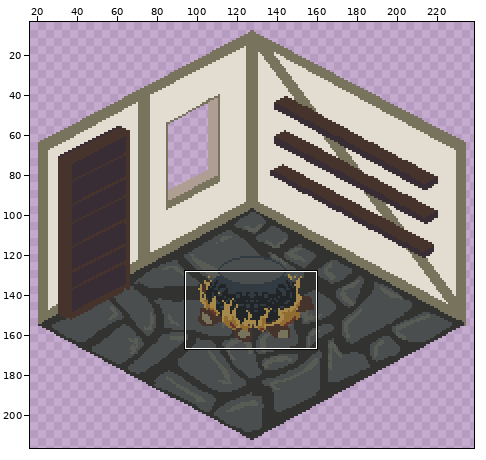
Two versions of one pixel-art file, brew/New folder/room.aseprite. Above: a wide view before the commit, with the close-up outlined.
Close-up. The starting point:
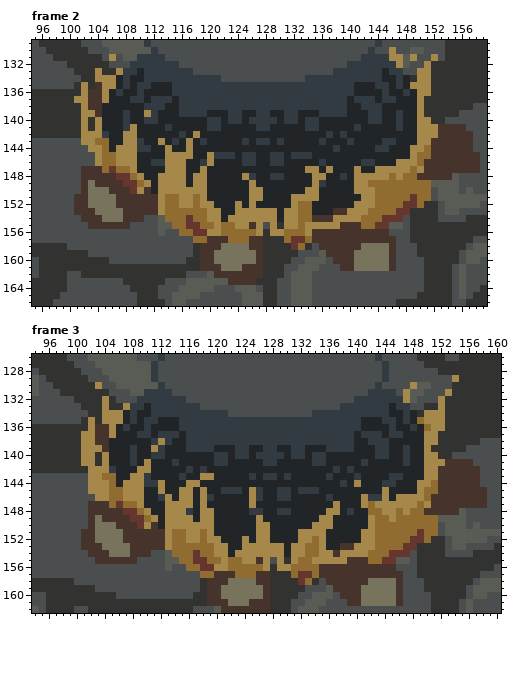
256x256 pixels, 3 frames. Shown: frame 2: x 95..159, y 129..166; frame 3: x 94..160, y 126..162. The wide view leaves out empty margins. The commit also changed other frames or places, which this record leaves out.
New version:
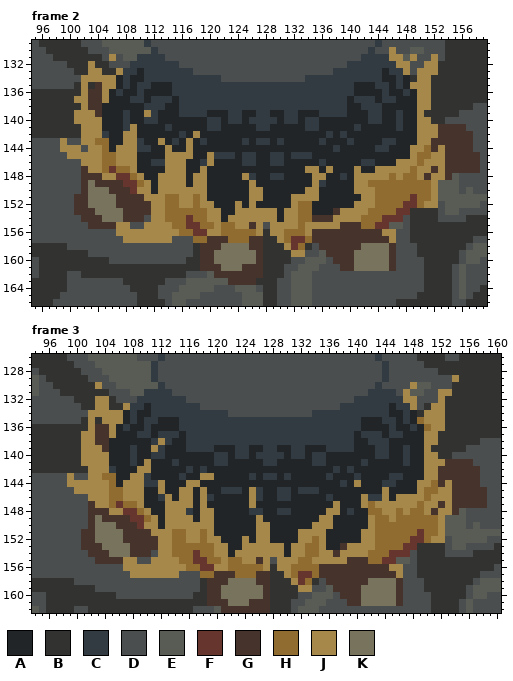
Palette (. is transparent): A #212528  B #323230  C #323b42  D #4b4e4f  E #595c55  F #66352e  G #46332c  H #906c30  J #a6884a  K #78735d
The edit:
layer "fire 1" now shown
Frame 2, layer "fire 1":
Colour B gives way to colour J in rows 132 to 133 at x 103 and 152; in row 134 at x 102 to 103; in rows 137 to 138 at x 151; in row 139 at x 101; in row 140 at x 101 and 103; in row 141 at x 103.
Colour B gives way to colour J in row 152 at x 151 to 152; in row 155 at x 130; in row 157 at x 130; in row 158 at x 131; in row 159 at x 132.
Colour D gives way to colour J in row 133 at x 148; in row 143 at x 99; in row 144 at x 99 to 101; in row 145 at x 100 to 103; in row 146 at x 102 to 103; in rows 150 to 151 at x 152.
Colour D gives way to colour J in row 154 at x 112; in row 155 at x 111 to 112; in row 156 at x 107 to 112, 114 to 115 and 146; in row 157 at x 108 to 114; in row 159 at x 133.
Colour E gives way to colour J in row 132 at x 148; in row 149 at x 152; in row 154 at x 113; in row 155 at x 113 to 114; in row 156 at x 113.
Colour G gives way to colour J in row 144 at x 153; in row 145 at x 152 to 153; in row 146 at x 151 to 153; in row 147 at x 103 to 104, 151 and 153; in row 148 at x 105 to 106, 150 and 152 to 153; in row 150 at x 111.
Colour G gives way to colour J in row 151 at x 111 to 112; in row 152 at x 112; in row 153 at x 112 and 139; in row 155 at x 107 to 108; in row 156 at x 145; in row 157 at x 146.
Frame 3, layer "fire 1":
Colour B gives way to colour J in row 132 at x 103; in row 133 at x 103 and 151; in row 134 at x 102 to 103; in rows 140 to 141 at x 103; in row 152 at x 151 to 152; in row 155 at x 130.
Colour B gives way to colour J in row 157 at x 130; in row 158 at x 131; in row 159 at x 132.
Colour D gives way to colour J in row 131 at x 152; in row 133 at x 148; in row 143 at x 99; in row 144 at x 99 to 101; in row 145 at x 100 to 101; in row 146 at x 102.
Colour D gives way to colour J in rows 150 to 151 at x 152; in row 154 at x 112; in row 155 at x 111 to 112; in row 156 at x 107 to 112, 114 to 115 and 146; in row 157 at x 108 to 114; in row 159 at x 133.
Colour E gives way to colour J in row 132 at x 148; in row 149 at x 152; in row 154 at x 113; in row 155 at x 113 to 114; in row 156 at x 113.
Colour G gives way to colour J in row 144 at x 153; in row 145 at x 152 to 153; in row 146 at x 151 to 153; in row 147 at x 103 to 104, 151 and 153; in row 148 at x 105 to 106, 150 and 152 to 153; in row 150 at x 111.
Colour G gives way to colour J in row 151 at x 111 to 112; in row 152 at x 112; in row 153 at x 112 and 139; in row 155 at x 107 to 108; in row 156 at x 145; in row 157 at x 146.
